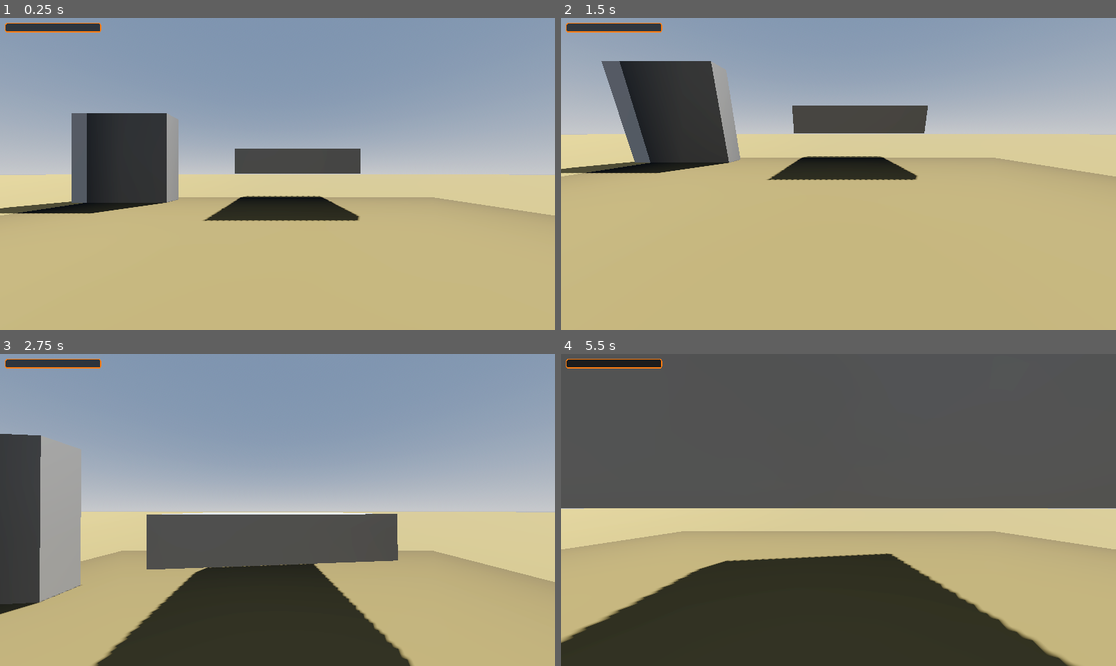
Above: before the commit, frames 1-4 (two rows, left to right).
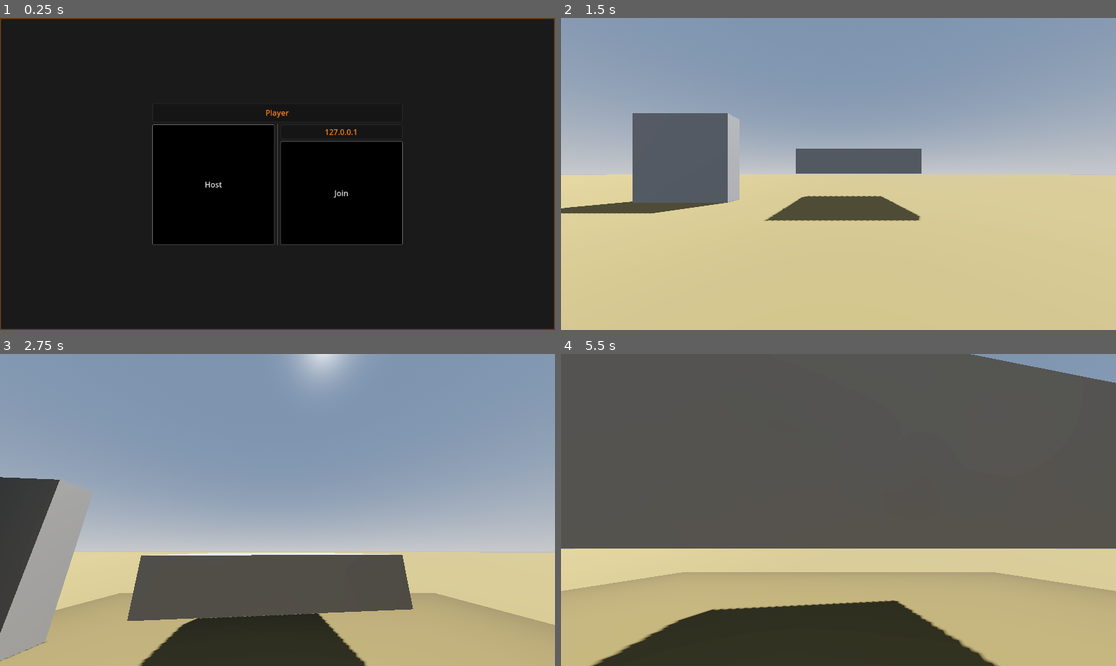
Above: after the commit, the same moments.

Repository: MaxiCabanas/PlaygroundFPS
Game: Godot game, scene res://scenes/ui/main_menu.tscn
The game is run twice, just before and just after one commit, with the same random seed, the same clock (stepped at 60 frames per second) and the same inputs. Before the commit the project starts from res://scenes/gameplay.tscn.
Inputs (mouse positions are in pixels of both pictures, inside the frame that each line leads up to):
- Up to frame 1 (0.25 s): no input
- Up to frame 2 (1.5 s): click (771, 183) at 0.5 s, where only the run after the commit has a clickable "Host"; click (838, 245) at 1.25 s, where only the run after the commit has a clickable "Start Game"
- Up to frame 3 (2.75 s): tap Enter at 2 s; move the mouse to (305, 510) at 2.02 s; hold W (forward) from 2.03 s (still down); tap Space (jump) at 2.27 s
- Up to frame 4 (5.5 s): keep holding W (forward); move the mouse to (810, 510) at 2.77 s; tap Space (jump) at 3.02, 4.52, 5.27 s; move the mouse to (849, 503) at 3.52 s; move the mouse to (832, 516) at 4.27 s; move the mouse to (877, 513) at 5.02 s

The runs differ from the first frame. In frame 1, 97% of the frame differs, in the area x 0-100%, y 0-100%; in frame 2, 35%; in frame 3, 41%; in frame 4, 34%.

Commit message:
Basic multiplayer lobby setup

Diff:
--- /dev/null
+++ b/assets/ui/style_boxes/debug_button_style_box_flat.tres
@@ -0,0 +1,14 @@
+[gd_resource type="StyleBoxFlat" format=3 uid="uid://j0q624llds8q"]
+
+[resource]
+bg_color = Color(0, 0, 0, 1)
+border_width_left = 1
+border_width_top = 1
+border_width_right = 1
+border_width_bottom = 1
+border_color = Color(0.423651, 0.423651, 0.423651, 1)
+corner_radius_top_left = 2
+corner_radius_top_right = 2
+corner_radius_bottom_right = 2
+corner_radius_bottom_left = 2
+corner_detail = 4
--- /dev/null
+++ b/assets/ui/style_boxes/text_edit_style_box_flat.tres
@@ -0,0 +1,15 @@
+[gd_resource type="StyleBoxFlat" format=3 uid="uid://c7xjo4lw8yio2"]
+
+[resource]
+bg_color = Color(0.0823529, 0.0823529, 0.0823529, 1)
+border_width_left = 2
+border_width_top = 2
+border_width_right = 2
+border_width_bottom = 2
+border_color = Color(0.160784, 0.160784, 0.160784, 1)
+border_blend = true
+corner_radius_top_left = 5
+corner_radius_top_right = 5
+corner_radius_bottom_right = 5
+corner_radius_bottom_left = 5
+corner_detail = 4
--- a/assets/ui/theme/debug_theme.tres
+++ b/assets/ui/theme/debug_theme.tres
@@ -1,11 +1,20 @@
-[gd_resource type="Theme" load_steps=2 format=3 uid="uid://ffqph11ffrhe"]
+[gd_resource type="Theme" load_steps=4 format=3 uid="uid://ffqph11ffrhe"]
 
+[ext_resource type="StyleBox" uid="uid://j0q624llds8q" path="res://assets/ui/style_boxes/debug_button_style_box_flat.tres" id="1_ckejv"]
 [ext_resource type="StyleBox" uid="uid://bovds7xf4q1pd" path="res://assets/ui/style_boxes/debug_panel_style_box_flat.tres" id="1_vkiiw"]
+[ext_resource type="StyleBox" uid="uid://c7xjo4lw8yio2" path="res://assets/ui/style_boxes/text_edit_style_box_flat.tres" id="2_44jju"]
 
 [resource]
+Button/styles/normal = ExtResource("1_ckejv")
 Label/colors/font_color = Color(0.984314, 0.494118, 0.0784314, 1)
+Label/font_sizes/font_size = 32
+LineEdit/colors/font_color = Color(0.984314, 0.494118, 0.0784314, 1)
+LineEdit/styles/normal = ExtResource("2_44jju")
 MarginContainer/constants/margin_bottom = 10
 MarginContainer/constants/margin_left = 10
 MarginContainer/constants/margin_right = 10
 MarginContainer/constants/margin_top = 10
 PanelContainer/styles/panel = ExtResource("1_vkiiw")
+TextEdit/colors/font_color = Color(0.984314, 0.494118, 0.0784314, 1)
+TextEdit/colors/font_placeholder_color = Color(0.27451, 0.27451, 0.27451, 1)
+TextEdit/styles/normal = ExtResource("2_44jju")
--- a/project.godot
+++ b/project.godot
@@ -11,13 +11,14 @@
 [application]
 
 config/name="Playground"
-run/main_scene="res://scenes/gameplay.tscn"
+run/main_scene="res://scenes/ui/main_menu.tscn"
 config/features=PackedStringArray("4.2", "Forward Plus")
 config/icon="res://icon.svg"
 
 [autoload]
 
 HUD="*res://scenes/ui/hud_scene.tscn"
+Lobby="*res://scripts/lobby.gd"
 
 [editor_plugins]
 
@@ -57,7 +58,7 @@
 }
 debug={
 "deadzone": 0.5,
-"events": [Object(InputEventKey,"resource_local_to_scene":false,"resource_name":"","device":-1,"window_id":0,"alt_pressed":false,"shift_pressed":false,"ctrl_pressed":false,"meta_pressed":false,"pressed":false,"keycode":0,"physical_keycode":80,"key_label":0,"unicode":112,"echo":false,"script":null)
+"events": [Object(InputEventKey,"resource_local_to_scene":false,"resource_name":"","device":-1,"window_id":0,"alt_pressed":false,"shift_pressed":true,"ctrl_pressed":true,"meta_pressed":false,"pressed":false,"keycode":0,"physical_keycode":68,"key_label":0,"unicode":0,"echo":false,"script":null)
 ]
 }
 debug_aux={
--- a/scenes/gameplay.tscn
+++ b/scenes/gameplay.tscn
@@ -1,6 +1,7 @@
-[gd_scene load_steps=10 format=3 uid="uid://bql34m4vdy4aa"]
+[gd_scene load_steps=11 format=3 uid="uid://bql34m4vdy4aa"]
 
 [ext_resource type="PackedScene" uid="uid://c6qbjm3hxmpqx" path="res://scenes/player_character.tscn" id="1_5glpw"]
+[ext_resource type="Script" path="res://scripts/workflow/scene_loaded_notify.gd" id="1_hwrgs"]
 
 [sub_resource type="ProceduralSkyMaterial" id="ProceduralSkyMaterial_qhg7f"]
 sky_horizon_color = Color(0.64625, 0.65575, 0.67075, 1)
@@ -27,7 +28,8 @@
 
 [sub_resource type="BoxShape3D" id="BoxShape3D_7bffg"]
 
-[node name="Node3D" type="Node3D"]
+[node name="Node3D" type="Node3D" groups=["gameplay"]]
+script = ExtResource("1_hwrgs")
 
 [node name="WorldEnvironment" type="WorldEnvironment" parent="."]
 environment = SubResource("Environment_fgwsw")
--- a/scenes/ui/debug/debug_messages_panel.tscn
+++ b/scenes/ui/debug/debug_messages_panel.tscn
@@ -2,53 +2,6 @@
 
 [ext_resource type="Theme" uid="uid://ffqph11ffrhe" path="res://assets/ui/theme/debug_theme.tres" id="1_a67jb"]
 [ext_resource type="Script" path="res://scripts/ui/debug_messages_panel.gd" id="2_2uh2g"]
-
-[sub_resource type="Animation" id="Animation_x2owj"]
-length = 0.001
-tracks/0/type = "bezier"
-tracks/0/imported = false
-tracks/0/enabled = true
-tracks/0/path = NodePath(".:modulate:r")
-tracks/0/interp = 1
-tracks/0/loop_wrap = true
-tracks/0/keys = {
-"handle_modes": PackedInt32Array(0),
-"points": PackedFloat32Array(1, -0.25, 0, 0.25, 0),
-"times": PackedFloat32Array(0)
-}
-tracks/1/type = "bezier"
-tracks/1/imported = false
-tracks/1/enabled = true
-tracks/1/path = NodePath(".:modulate:g")
-tracks/1/interp = 1
-tracks/1/loop_wrap = true
-tracks/1/keys = {
-"handle_modes": PackedInt32Array(0),
-"points": PackedFloat32Array(1, -0.25, 0, 0.25, 0),
-"times": PackedFloat32Array(0)
-}
-tracks/2/type = "bezier"
-tracks/2/imported = false
-tracks/2/enabled = true
-tracks/2/path = NodePath(".:modulate:b")
-tracks/2/interp = 1
-tracks/2/loop_wrap = true
-tracks/2/keys = {
-"handle_modes": PackedInt32Array(0),
-"points": PackedFloat32Array(1, -0.25, 0, 0.25, 0),
-"times": PackedFloat32Array(0)
-}
-tracks/3/type = "bezier"
-tracks/3/imported = false
-tracks/3/enabled = true
-tracks/3/path = NodePath(".:modulate:a")
-tracks/3/interp = 1
-tracks/3/loop_wrap = true
-tracks/3/keys = {
-"handle_modes": PackedInt32Array(0),
-"points": PackedFloat32Array(0, -0.25, 0, 0.25, 0),
-"times": PackedFloat32Array(0)
-}
 
 [sub_resource type="Animation" id="Animation_rbk2k"]
 resource_name = "MessagePanelShowUp"
@@ -98,6 +51,53 @@
 "times": PackedFloat32Array(0, 0.5)
 }
 
+[sub_resource type="Animation" id="Animation_x2owj"]
+length = 0.001
+tracks/0/type = "bezier"
+tracks/0/imported = false
+tracks/0/enabled = true
+tracks/0/path = NodePath(".:modulate:r")
+tracks/0/interp = 1
+tracks/0/loop_wrap = true
+tracks/0/keys = {
+"handle_modes": PackedInt32Array(0),
+"points": PackedFloat32Array(1, -0.25, 0, 0.25, 0),
+"times": PackedFloat32Array(0)
+}
+tracks/1/type = "bezier"
+tracks/1/imported = false
+tracks/1/enabled = true
+tracks/1/path = NodePath(".:modulate:g")
+tracks/1/interp = 1
+tracks/1/loop_wrap = true
+tracks/1/keys = {
+"handle_modes": PackedInt32Array(0),
+"points": PackedFloat32Array(1, -0.25, 0, 0.25, 0),
+"times": PackedFloat32Array(0)
+}
+tracks/2/type = "bezier"
+tracks/2/imported = false
+tracks/2/enabled = true
+tracks/2/path = NodePath(".:modulate:b")
+tracks/2/interp = 1
+tracks/2/loop_wrap = true
+tracks/2/keys = {
+"handle_modes": PackedInt32Array(0),
+"points": PackedFloat32Array(1, -0.25, 0, 0.25, 0),
+"times": PackedFloat32Array(0)
+}
+tracks/3/type = "bezier"
+tracks/3/imported = false
+tracks/3/enabled = true
+tracks/3/path = NodePath(".:modulate:a")
+tracks/3/interp = 1
+tracks/3/loop_wrap = true
+tracks/3/keys = {
+"handle_modes": PackedInt32Array(0),
+"points": PackedFloat32Array(0, -0.25, 0, 0.25, 0),
+"times": PackedFloat32Array(0)
+}
+
 [sub_resource type="AnimationLibrary" id="AnimationLibrary_std8j"]
 _data = {
 "MessagePanelShowUp": SubResource("Animation_rbk2k"),
--- a/scenes/ui/debug/debug_panel.tscn
+++ b/scenes/ui/debug/debug_panel.tscn
@@ -4,6 +4,7 @@
 [ext_resource type="Script" path="res://scripts/ui/debug_panel.gd" id="2_hhpor"]
 
 [node name="DebugPanel" type="PanelContainer"]
+visible = false
 custom_minimum_size = Vector2(200, 10)
 offset_right = 200.0
 offset_bottom = 20.0
--- a/scenes/ui/hud_scene.tscn
+++ b/scenes/ui/hud_scene.tscn
@@ -5,6 +5,7 @@
 [ext_resource type="PackedScene" uid="uid://dr1pl65gieja5" path="res://scenes/ui/debug/debug_messages_panel.tscn" id="3_mn5yf"]
 
 [node name="Control" type="Control"]
+z_index = 99
 layout_mode = 3
 anchors_preset = 15
 anchor_right = 1.0
--- /dev/null
+++ b/scenes/ui/main_menu.tscn
@@ -0,0 +1,115 @@
+[gd_scene load_steps=3 format=3 uid="uid://bovolw76jo1yr"]
+
+[ext_resource type="Script" path="res://scripts/ui/main_menu.gd" id="1_ufw37"]
+[ext_resource type="Theme" uid="uid://ffqph11ffrhe" path="res://assets/ui/theme/debug_theme.tres" id="2_ip16k"]
+
+[node name="Control" type="Control"]
+layout_mode = 3
+anchors_preset = 15
+anchor_right = 1.0
+anchor_bottom = 1.0
+grow_horizontal = 2
+grow_vertical = 2
+script = ExtResource("1_ufw37")
+
+[node name="PanelContainer" type="PanelContainer" parent="."]
+layout_mode = 1
+anchors_preset = 15
+anchor_right = 1.0
+anchor_bottom = 1.0
+grow_horizontal = 2
+grow_vertical = 2
+theme = ExtResource("2_ip16k")
+
+[node name="TabContainer" type="TabContainer" parent="PanelContainer"]
+unique_name_in_owner = true
+layout_mode = 2
+tabs_visible = false
+
+[node name="HostOrJoinMenu" type="MarginContainer" parent="PanelContainer/TabContainer"]
+layout_mode = 2
+theme_override_constants/margin_left = 120
+theme_override_constants/margin_top = 110
+theme_override_constants/margin_right = 120
+theme_override_constants/margin_bottom = 110
+
+[node name="VBoxContainer" type="VBoxContainer" parent="PanelContainer/TabContainer/HostOrJoinMenu"]
+layout_mode = 2
+size_flags_horizontal = 4
+size_flags_vertical = 4
+
+[node name="PlayerName" type="LineEdit" parent="PanelContainer/TabContainer/HostOrJoinMenu/VBoxContainer"]
+unique_name_in_owner = true
+custom_minimum_size = Vector2(20, 40)
+layout_mode = 2
+text = "Player"
+placeholder_text = "Set your player name"
+alignment = 1
+max_length = 32
+select_all_on_focus = true
+caret_blink = true
+
+[node name="GridContainer" type="GridContainer" parent="PanelContainer/TabContainer/HostOrJoinMenu/VBoxContainer"]
+custom_minimum_size = Vector2(520, 250)
+layout_mode = 2
+columns = 3
+
+[node name="Host" type="Button" parent="PanelContainer/TabContainer/HostOrJoinMenu/VBoxContainer/GridContainer"]
+layout_mode = 2
+size_flags_horizontal = 3
+size_flags_vertical = 3
+text = "Host
+"
+
+[node name="VSeparator" type="VSeparator" parent="PanelContainer/TabContainer/HostOrJoinMenu/VBoxContainer/GridContainer"]
+layout_mode = 2
+
+[node name="VBoxContainer" type="VBoxContainer" parent="PanelContainer/TabContainer/HostOrJoinMenu/VBoxContainer/GridContainer"]
+layout_mode = 2
+size_flags_horizontal = 3
+size_flags_vertical = 3
+
+[node name="RemoteAddress" type="LineEdit" parent="PanelContainer/TabContainer/HostOrJoinMenu/VBoxContainer/GridContainer/VBoxContainer"]
+unique_name_in_owner = true
+layout_mode = 2
+text = "127.0.0.1"
+placeholder_text = "Remote address"
+alignment = 1
+max_length = 32
+
+[node name="Join" type="Button" parent="PanelContainer/TabContainer/HostOrJoinMenu/VBoxContainer/GridContainer/VBoxContainer"]
+layout_mode = 2
+size_flags_horizontal = 3
+size_flags_vertical = 3
+text = "Join
+"
+
+[node name="AspectRatioContainer" type="AspectRatioContainer" parent="PanelContainer/TabContainer"]
+visible = false
+layout_mode = 2
+
+[node name="CenterContainer" type="CenterContainer" parent="PanelContainer/TabContainer/AspectRatioContainer"]
+layout_mode = 2
+
+[node name="VBoxContainer" type="VBoxContainer" parent="PanelContainer/TabContainer/AspectRatioContainer/CenterContainer"]
+layout_mode = 2
+
+[node name="PanelContainer" type="PanelContainer" parent="PanelContainer/TabContainer/AspectRatioContainer/CenterContainer/VBoxContainer"]
+custom_minimum_size = Vector2(400, 300)
+layout_mode = 2
+theme = ExtResource("2_ip16k")
+
+[node name="PlayersNameDisplay" type="VBoxContainer" parent="PanelContainer/TabContainer/AspectRatioContainer/CenterContainer/VBoxContainer/PanelContainer"]
+unique_name_in_owner = true
+layout_mode = 2
+size_flags_horizontal = 4
+size_flags_vertical = 4
+
+[node name="ServerStartGame" type="Button" parent="PanelContainer/TabContainer/AspectRatioContainer/CenterContainer/VBoxContainer"]
+unique_name_in_owner = true
+layout_mode = 2
+text = "Start Game"
+
+[connection signal="button_up" from="PanelContainer/TabContainer/HostOrJoinMenu/VBoxContainer/GridContainer/Host" to="." method="_on_host_button_up"]
+[connection signal="button_up" from="PanelContainer/TabContainer/HostOrJoinMenu/VBoxContainer/GridContainer/VBoxContainer/Join" to="." method="_on_join_button_up"]
+[connection signal="button_up" from="PanelContainer/TabContainer/AspectRatioContainer/CenterContainer/VBoxContainer/ServerStartGame" to="." method="_on_server_start_game"]
--- a/scripts/character_controller.gd
+++ b/scripts/character_controller.gd
@@ -9,10 +9,6 @@
 var gravity = ProjectSettings.get_setting("physics/3d/default_gravity")
 
 var velocity_debug: bool = false
-
-func _input(event: InputEvent) -> void:
-	if event.is_action_pressed("menu"):
-		get_tree().quit()
 
 func _physics_process(delta: float) -> void:
 	# Add the gravity.
--- /dev/null
+++ b/scripts/lobby.gd
@@ -0,0 +1,110 @@
+extends Control
+
+# Autoload named Lobby
+
+# These signals can be connected to by a UI lobby scene or the game scene.
+signal player_connected(peer_id, player_info)
+signal player_disconnected(peer_id)
+signal server_disconnected
+
+const PORT = 7000
+const DEFAULT_SERVER_IP = "127.0.0.1" # IPv4 localhost
+const MAX_CONNECTIONS = 20
+
+# This will contain player info for every player,
+# with the keys being each player's unique IDs.
+var players = {}
+
+# This is the local player info. This should be modified locally
+# before the connection is made. It will be passed to every other peer.
+# For example, the value of "name" can be set to something the player
+# entered in a UI scene.
+var player_info = {"name": "Player"}
+
+var players_loaded = 0
+
+
+
+func _ready():
+	multiplayer.peer_connected.connect(_on_player_connected)
+	multiplayer.peer_disconnected.connect(_on_player_disconnected)
+	multiplayer.connected_to_server.connect(_on_connected_ok)
+	multiplayer.connection_failed.connect(_on_connected_fail)
+	multiplayer.server_disconnected.connect(_on_server_disconnected)
+
+
+func join_game(address = ""):
+	if address.is_empty():
+		address = DEFAULT_SERVER_IP
+	var peer = ENetMultiplayerPeer.new()
+	var error = peer.create_client(address, PORT)
+	if error:
+		return error
+	multiplayer.multiplayer_peer = peer
+
+
+func create_game():
+	var peer = ENetMultiplayerPeer.new()
+	var error = peer.create_server(PORT, MAX_CONNECTIONS)
+	if error:
+		return error
+	multiplayer.multiplayer_peer = peer
+
+	players[1] = player_info
+	player_connected.emit(1, player_info)
+
+
+func remove_multiplayer_peer():
+	multiplayer.multiplayer_peer = null
+
+
+# When the server decides to start the game from a UI scene,
+# do Lobby.load_game.rpc(filepath)
+@rpc("call_local", "reliable")
+func load_game(game_scene_path):
+	get_tree().change_scene_to_file(game_scene_path)
+
+
+# Every peer will call this when they have loaded the game scene.
+@rpc("any_peer", "call_local", "reliable")
+func player_loaded():
+	if multiplayer.is_server():
+		players_loaded += 1
+		if players_loaded == players.size():
+			#var gameplay_scene = get_tree().get_first_node_in_group("gameplay")
+			#gameplay_scene.start_game()
+			players_loaded = 0
+
+
+# When a peer connects, send them my player info.
+# This allows transfer of all desired data for each player, not only the unique ID.
+func _on_player_connected(id):
+	_register_player.rpc_id(id, player_info)
+
+
+@rpc("any_peer", "reliable")
+func _register_player(new_player_info):
+	var new_player_id = multiplayer.get_remote_sender_id()
+	players[new_player_id] = new_player_info
+	player_connected.emit(new_player_id, new_player_info)
+
+
+func _on_player_disconnected(id):
+	players.erase(id)
+	player_disconnected.emit(id)
+
+
+func _on_connected_ok():
+	var peer_id = multiplayer.get_unique_id()
+	players[peer_id] = player_info
+	player_connected.emit(peer_id, player_info)
+
+
+func _on_connected_fail():
+	multiplayer.multiplayer_peer = null
+
+
+func _on_server_disconnected():
+	multiplayer.multiplayer_peer = null
+	players.clear()
+	server_disconnected.emit()
--- a/scripts/ui/debug_messages_panel.gd
+++ b/scripts/ui/debug_messages_panel.gd
@@ -3,18 +3,24 @@
 @onready var animation_player: AnimationPlayer = $AnimationPlayer
 @onready var messages_container: VBoxContainer = %VBoxContainer
 
-func _input(event: InputEvent) -> void:
-	if event.is_action_pressed("debug_aux"):
-		ShowDebugMessage("A very cool debug message!")
+var active_messages_count: int = 0
 
-func ShowDebugMessage(message: String, duration = 5.0):
+func _ready() -> void:
+	animation_player.animation_finished.connect(_on_panel_animation_finished)
+
+func _on_panel_animation_finished(anim_name):
+	if active_messages_count == 0:
+		for child in messages_container.get_children():
+			child.queue_free()
+
+func show_debug_message(message: String, duration = 5.0):
 	var message_label = Label.new()
+
 	message_label.set("text", message)
+	messages_container.add_child(message_label)
 
-	if messages_container.get_child_count() == 0:
+	if active_messages_count == 0:
 		animation_player.play("MessagePanelShowUp")
-
-	messages_container.add_child(message_label)
 
 	var tween: Tween = message_label.create_tween().set_trans(Tween.TRANS_CUBIC)
 
@@ -23,7 +29,12 @@
 	property_tweener.set_delay(duration)
 	property_tweener.finished.connect(_on_message_time_out.bind(message_label))
 
+	active_messages_count += 1
+
 func _on_message_time_out(message_label: Label):
-	message_label.queue_free()
 	if messages_container.get_child_count() <= 1:
 		animation_player.play_backwards("MessagePanelShowUp")
+	else: # we don't queue_free() the last one so the fadeOut looks cooler.
+		message_label.queue_free()
+
+	active_messages_count -= 1
--- a/scripts/ui/debug_panel.gd
+++ b/scripts/ui/debug_panel.gd
@@ -19,7 +19,7 @@
 		for property in properties_dic[node]:
 			_update_property(node, property)
 
-func AddOrUpdateProperty(node: Node, property: String, isVisible = true, isDynamic: bool = false, order: int = 0) -> void:
+func add_or_update_property(node: Node, property: String, isVisible = true, isDynamic: bool = false, order: int = 0) -> void:
 	if !properties_dic.has(node):
 		properties_dic[node] = {}
 
--- a/scripts/ui/hud.gd
+++ b/scripts/ui/hud.gd
@@ -2,3 +2,7 @@
 
 @onready var debug_panel: DebugPanel = %DebugPanel
 @onready var debug_messages: DebugMessagesPanel = %Control
+
+func _input(event: InputEvent) -> void:
+	if event.is_action_pressed("menu"):
+		get_tree().quit()
--- /dev/null
+++ b/scripts/ui/main_menu.gd
@@ -0,0 +1,62 @@
+extends Control
+
+@onready var player_name: LineEdit = %PlayerName
+@onready var remote_address: LineEdit = %RemoteAddress
+@onready var tab_container: TabContainer = %TabContainer
+
+@onready var players_name_display: VBoxContainer = %PlayersNameDisplay
+@onready var server_start_game: Button = %ServerStartGame
+
+@onready var gameplay_path: String = "res://scenes/gameplay.tscn"
+
+func _ready() -> void:
+	tab_container.current_tab = 0
+
+	player_name.text_changed.connect(func(new_name): Lobby.player_info.name = new_name)
+
+	Lobby.player_connected.connect(_on_player_connected)
+
+	#client notifications
+	multiplayer.connected_to_server.connect(_on_connected_ok)
+	multiplayer.connection_failed.connect(_on_connected_fail)
+	multiplayer.server_disconnected.connect(_on_server_disconnected)
+
+
+func _on_player_connected(player_id: int, player_info):
+	var new_player_label: Label = Label.new()
+	var format: String = "%s (%s)"
+	new_player_label.name = str(player_id)
+	new_player_label.text = format % [player_info.name , player_id]
+	players_name_display.add_child(new_player_label)
+
+
+func _on_player_disconnected(player_id: int):
+	var player_label = players_name_display.find_child(str(player_id))
+	player_label.queue_free()
+
+
+func _on_connected_ok():
+	HUD.debug_messages.show_debug_message("Connected to server!")
+
+
+func _on_connected_fail():
+	HUD.debug_messages.show_debug_message("FAILED TO CONNECT TO SERVER.")
+
+
+func _on_server_disconnected():
+	HUD.debug_messages.show_debug_message("Server disconnected.")
+
+
+func _on_host_button_up() -> void:
+	tab_container.current_tab = 1
+	Lobby.create_game()
+
+
+func _on_join_button_up() -> void:
+	tab_container.current_tab = 1
+	server_start_game.visible = false
+	Lobby.join_game(remote_address.text)
+
+
+func _on_server_start_game() -> void:
+	Lobby.load_game.rpc(gameplay_path)
--- /dev/null
+++ b/scripts/workflow/scene_loaded_notify.gd
@@ -0,0 +1,4 @@
+extends Node3D
+
+func _ready() -> void:
+	Lobby.player_loaded.rpc_id(1)
